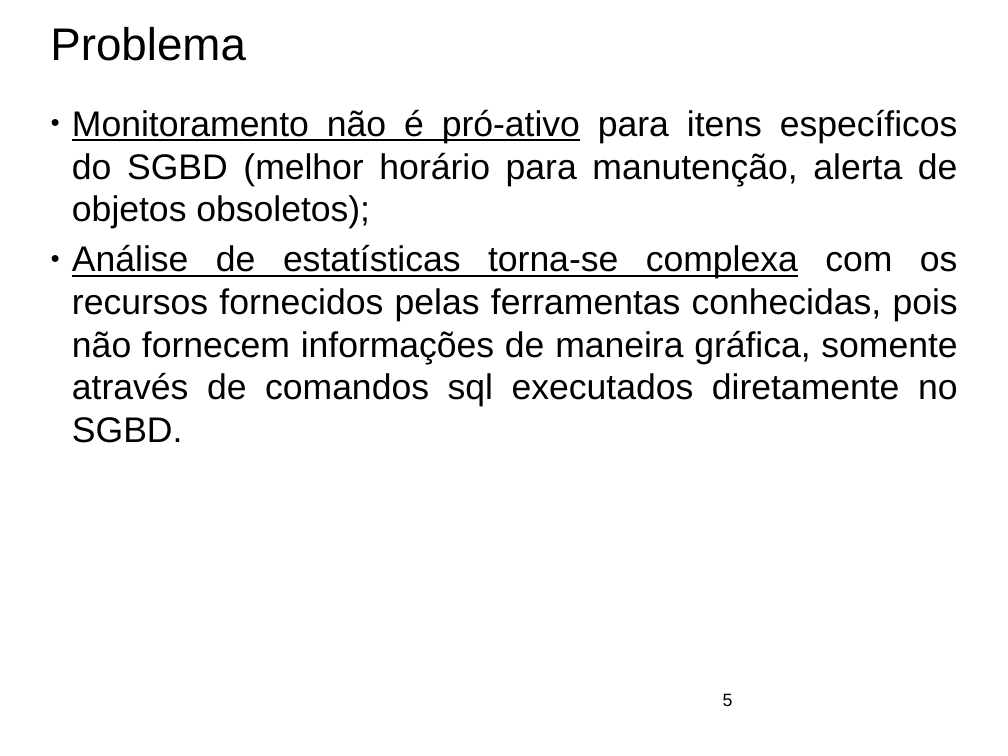
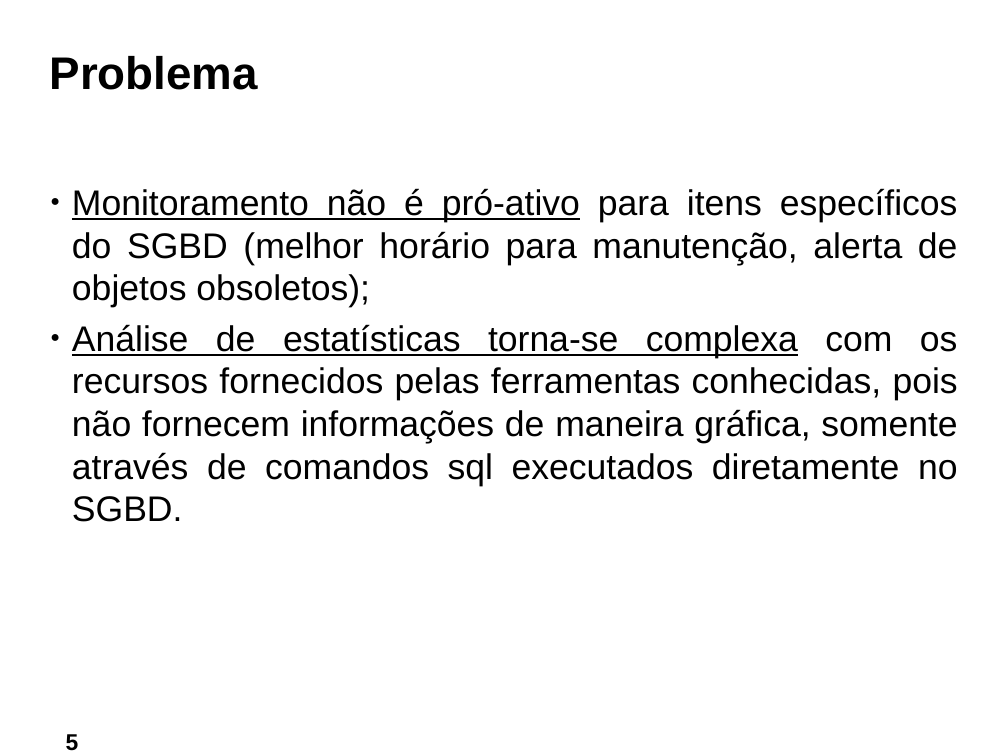
Before and after one commit to ftomasini/smdb, a slide deck: slide 5 of Documentos/FTOMASINI/FINAL/APRESENTACAO.odp. Drawn at 1008x756 pixels with LibreOffice and Linux fonts; fonts in the diff are those of the drawing; background and template pictures are left out. Boxes give left, top, right and bottom in pixels: in the first picture for what was removed or moved away, otherwise in the second. Text is boxed around its words. In the diff, an @@ line names an element or a change of style, - is before the commit and + after.

```diff
--- a/Documentos/FTOMASINI/FINAL/APRESENTACAO.odp
+++ b/Documentos/FTOMASINI/FINAL/APRESENTACAO.odp
@@ title "Problema": place and size @@
-title "Problema" at <box>50,27,246,61</box>
+title "Problema" at <box>50,56,258,90</box>
@@ title "Problema" at <box>50,56,258,90</box>: bold on @@
@@ subtitle "Monitoramento não é pró-ativo para ...": place and size @@
-subtitle "Monitoramento não é pró-ativo para ..." at <box>72,109,958,443</box>
+subtitle "Monitoramento não é pró-ativo para ..." at <box>72,188,958,522</box>
@@ page number: place and size @@
-page number at <box>723,693,733,706</box>
+page number at <box>66,734,79,751</box>
@@ page number at <box>66,734,79,751</box>: size 14 to 18 pt, bold on; alignment left to centre @@
```
Also in this commit, not shown: 13 other slides changed, 13 slides added, 14 slides removed, 1 other file.
